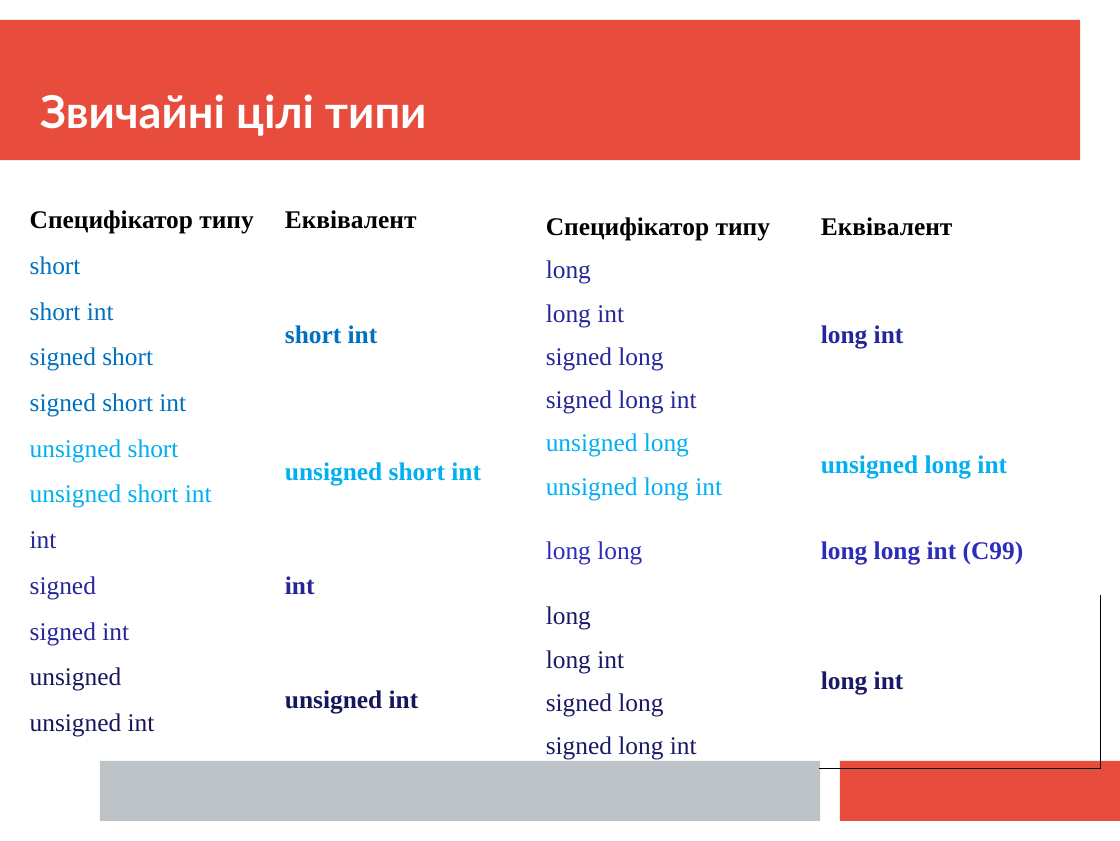
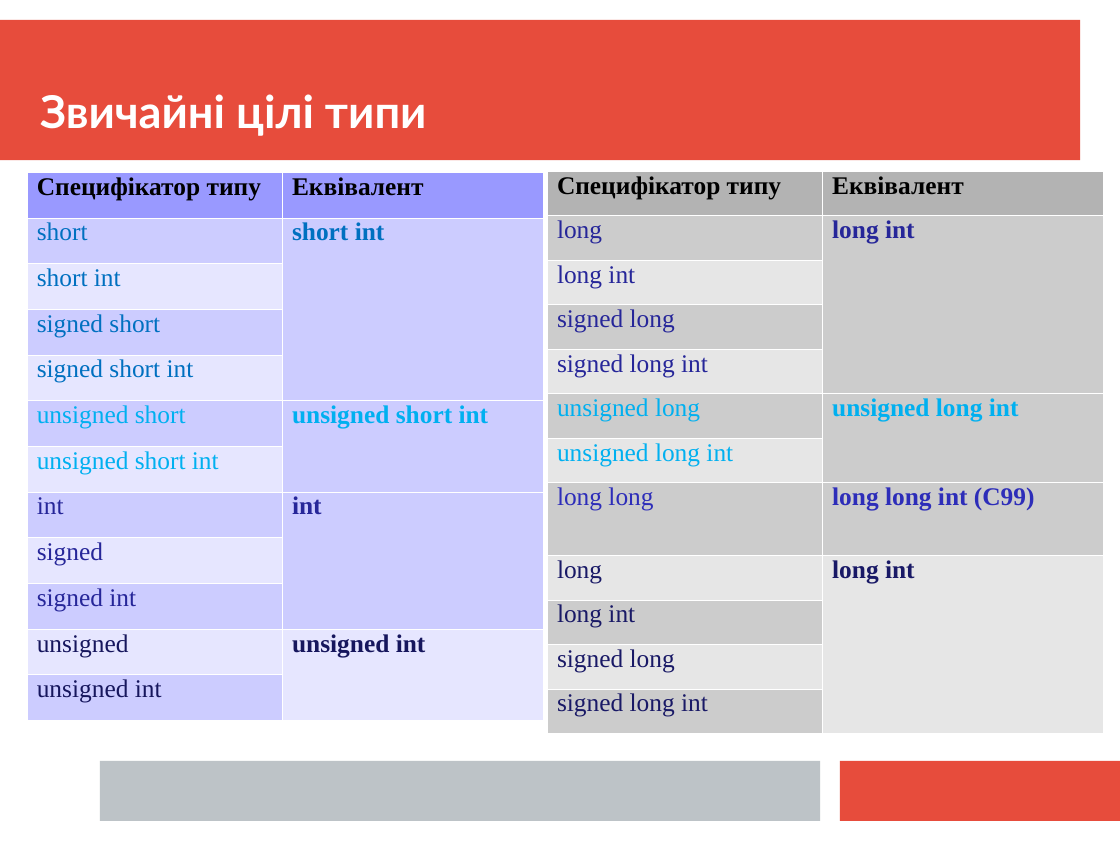
Before and after one commit to mecchmatProjects/CppCourse, a slide deck: slide 7 of Lect02/CppTutorUkr1.ppt. Drawn at 1120x841 pixels with LibreOffice and Linux fonts; fonts in the diff are those of the drawing. Boxes give left, top, right and bottom in pixels: in the first picture for what was removed or moved away, otherwise in the second. Text is boxed around its words. In the diff, an @@ line names an element or a change of style, - is before the commit and + after.

```diff
--- a/Lect02/CppTutorUkr1.ppt
+++ b/Lect02/CppTutorUkr1.ppt
@@ table at (26,172,543,720) @@
@@ fill none to #9999FF in row 1 @@
@@ fill none to #CCCCFF in 9 cells @@
@@ fill none to #E6E6FF in 6 cells @@
@@ line spacing 0.93 to 0.8 @@
@@ borders changed @@
@@ table: place and size @@
-table at (27,198,544,746)
+table at (26,172,543,720)
@@ table at (547,171,1104,733) @@
@@ fill none to #B3B3B3 in row 1 @@
@@ fill none to #CCCCCC in 9 cells @@
@@ fill none to #E6E6E6 in 6 cells @@
@@ line spacing 0.93 to 0.8 @@
@@ borders changed @@
@@ table: place and size @@
-table at (544,206,1101,768)
+table at (547,171,1104,733)
```
Also in this commit, not shown: 16 other slides changed, 1 slide added, 13 other files.
